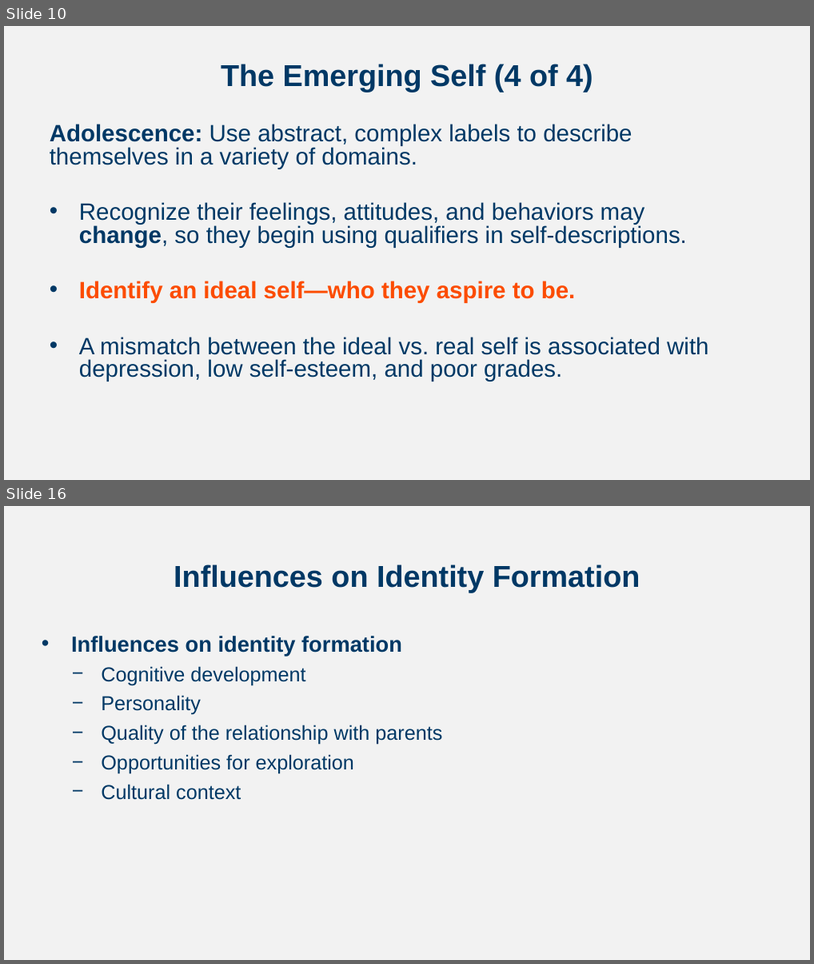
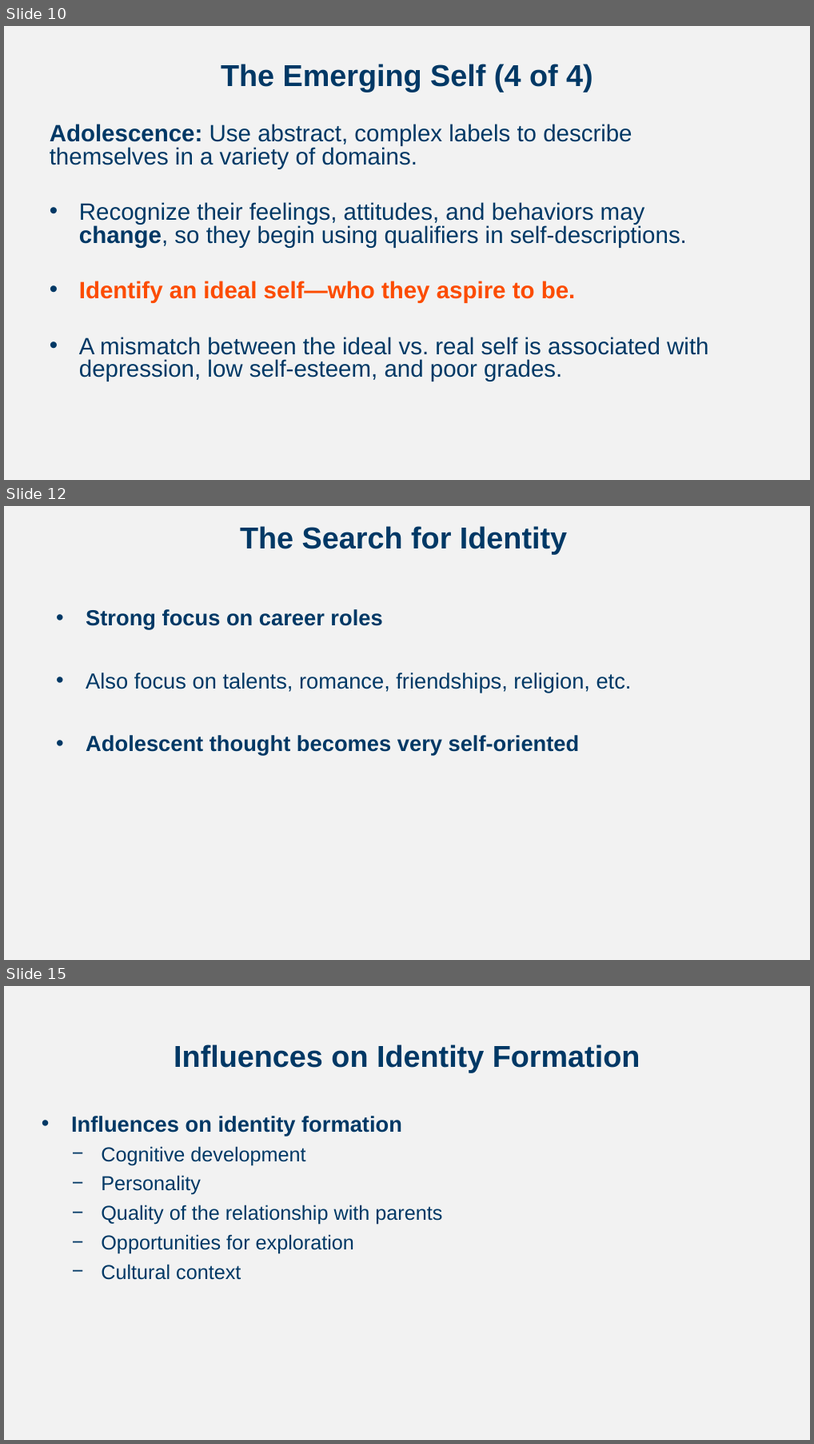
Before and after one commit to npm27/Teaching-Materials, a slide deck: Developmental Fall 23/Slides/Chapter 11.pptx. Shown one above the other, each under a label of ours: slides 10 and 16 before the commit, slides 10, 12 and 15 after it; the slides between them are not shown. The pictures are 814x964 and 814x1444 pixels, drawn with LibreOffice and Linux fonts; fonts in the diff are those of the drawing. Boxes give left, top, right and bottom in pixels: in the first picture for what was removed or moved away, otherwise in the second. Text is boxed around its words. In the diff, an @@ line names an element or a change of style, - is before the commit and + after.

```diff
--- a/Developmental Fall 23/Slides/Chapter 11.pptx
+++ b/Developmental Fall 23/Slides/Chapter 11.pptx
@@ slide 12 added at (x1=4, y1=506, x2=810, y2=960), background #F2F2F2 @@
@@ title added at (x1=240, y1=526, x2=567, y2=554), 36 pt, text #003865, bold @@
+The Search for Identity
@@ text added at (x1=86, y1=609, x2=632, y2=755), 26 pt, text #003865, bold @@
+• Strong focus on career roles
+• Also focus on talents, romance, friendships, religion, etc.
+• Adolescent thought becomes very self-oriented
@@ what was slide 16 is now slide 15 @@
```
Also in this commit, not shown: 5 slides changed, 1 other slide added, 3 slides removed.
